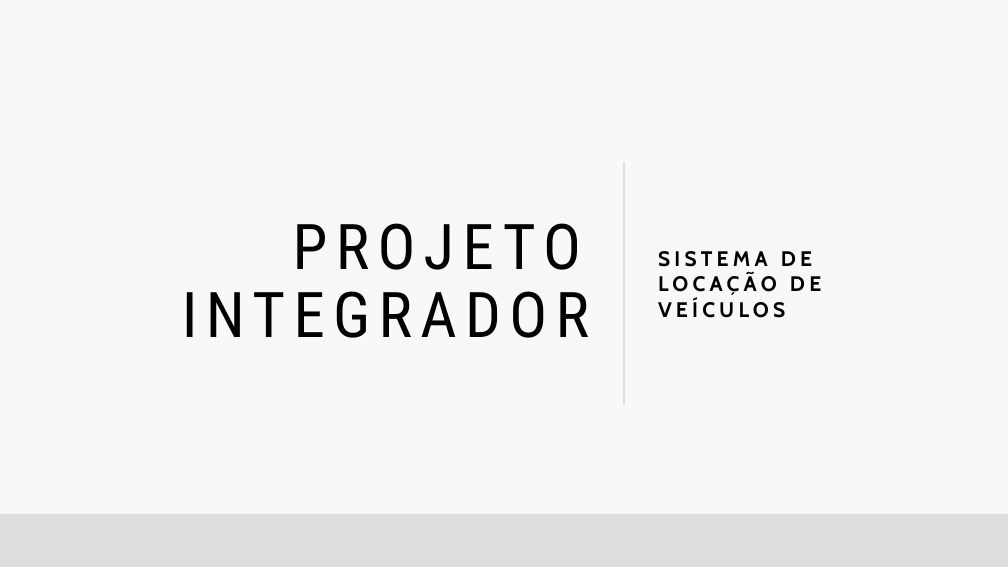
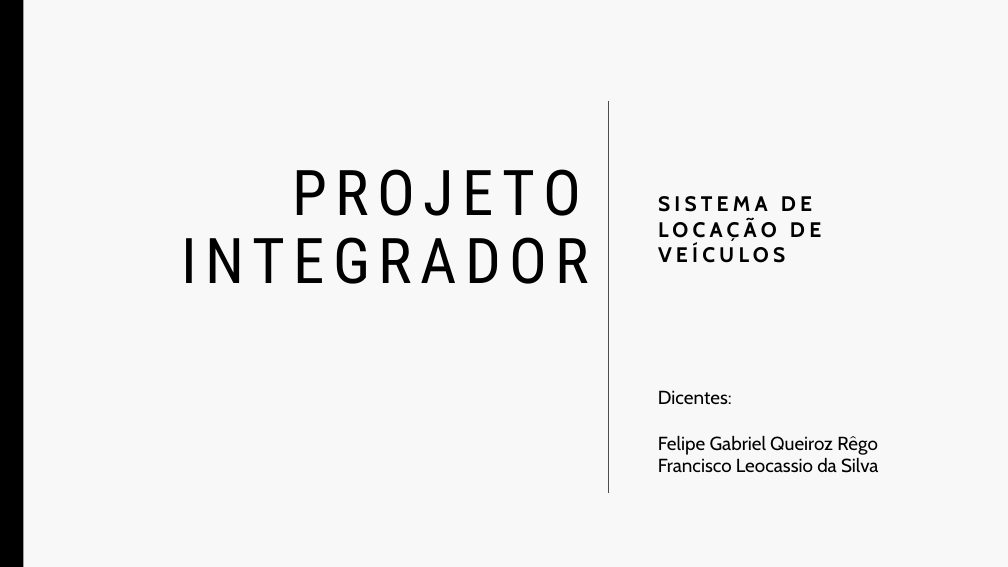
Before and after one commit to leocassiosilva/documentacao, a slide deck: slide 1 of Projeto Integrador - Apresentação.pptx. Drawn at 1008x567 pixels with LibreOffice and Linux fonts; fonts in the diff are those of the drawing. Boxes give left, top, right and bottom in pixels: in the first picture for what was removed or moved away, otherwise in the second. Text is boxed around its words. In the diff, an @@ line names an element or a change of style, - is before the commit and + after.

```diff
--- a/Projeto Integrador - Apresentação.pptx
+++ b/Projeto Integrador - Apresentação.pptx
@@ rectangle removed at (0,0,1008,567) @@
@@ title "PROJETO INTEGRADOR": place and size @@
-title "PROJETO INTEGRADOR" at (182,223,589,338)
+title "PROJETO INTEGRADOR" at (182,169,589,284)
@@ line moved from (624, 163) - (624, 405) to (608, 101) - (608, 494) @@
@@ line (608, 101) - (608, 494): stroke #DDDDDD 1.75 pt to #4D4D4D 0.5 pt @@
@@ subtitle "SISTEMA DE LOCAÇÃO DE VEÍCULOS": place and size @@
-subtitle "SISTEMA DE LOCAÇÃO DE VEÍCULOS" at (658,251,821,318)
+subtitle "SISTEMA DE LOCAÇÃO DE VEÍCULOS" at (658,196,821,263)
@@ text added at (658,390,878,473), 18 pt, text #000000 @@
+Dicentes:
+Felipe Gabriel Queiroz Rêgo
+Francisco Leocassio da Silva
@@ rectangle removed at (0,514,1008,567) @@
```
Also in this commit, not shown: 9 slides added, 7 slides removed, 1 other file.
